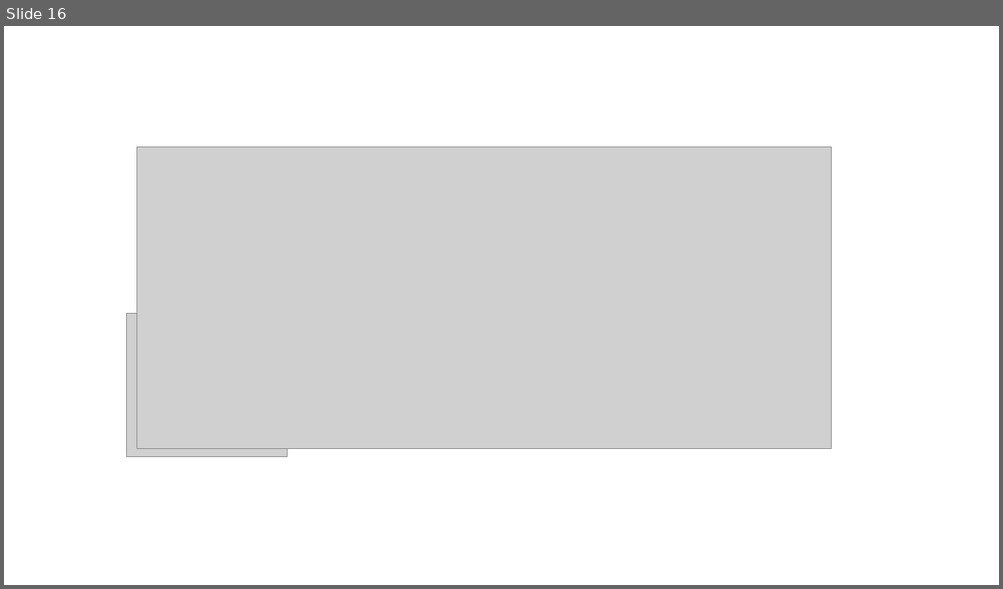
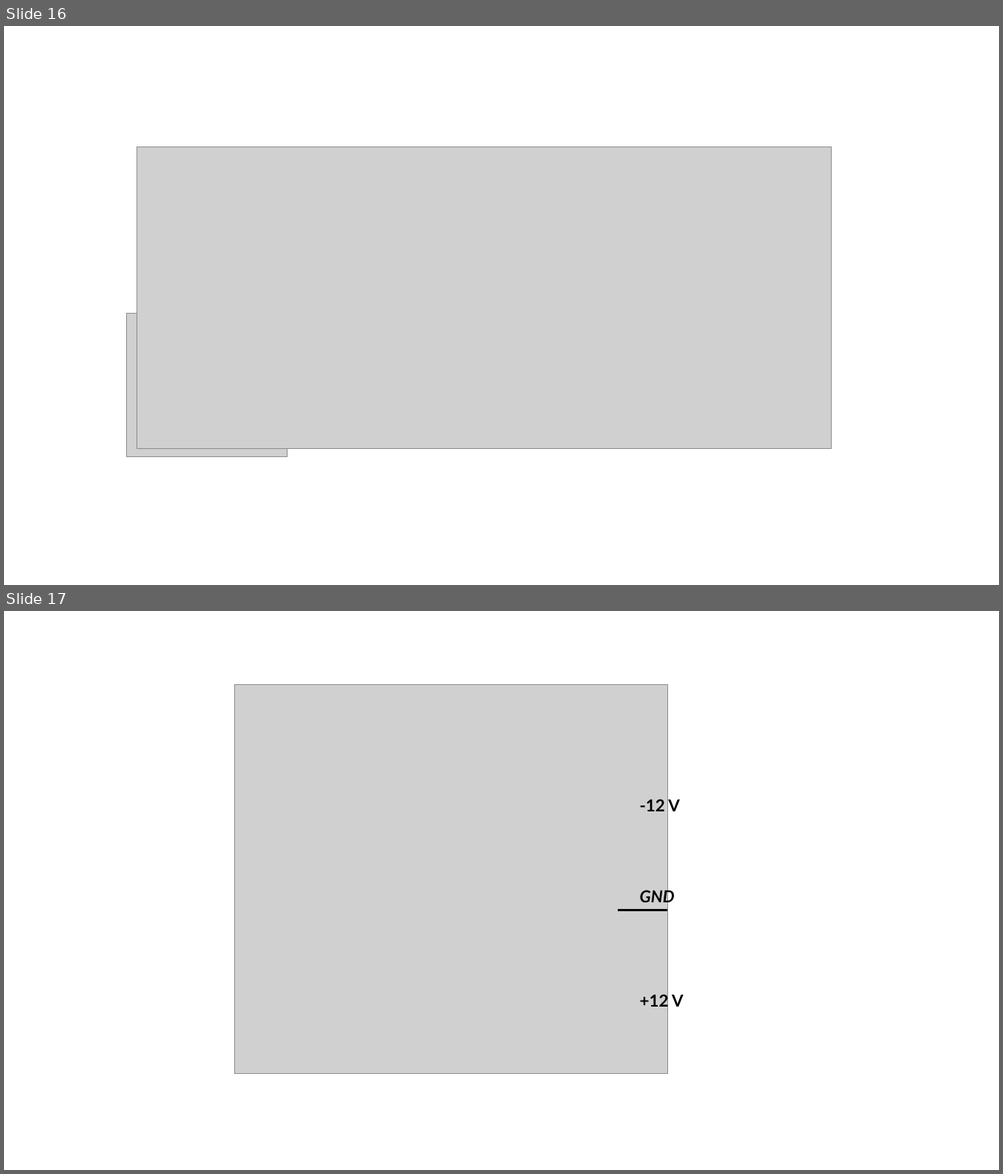
Before and after one commit to LPI-2020/AWR-19, a slide deck: 01Relatorios/Images/Prints_Simulações_PWM_Sensor/Edicoes_WORD.pptx. Shown one above the other, each under a label of ours: slide 16 before the commit, slides 16 and 17 after it. The pictures are 1003x589 and 1003x1174 pixels, drawn with LibreOffice and Linux fonts; fonts in the diff are those of the drawing; grey boxes stand for pictures. Boxes give left, top, right and bottom in pixels: in the first picture for what was removed or moved away, otherwise in the second. Text is boxed around its words. In the diff, an @@ line names an element or a change of style, - is before the commit and + after.

```diff
--- a/01Relatorios/Images/Prints_Simulações_PWM_Sensor/Edicoes_WORD.pptx
+++ b/01Relatorios/Images/Prints_Simulações_PWM_Sensor/Edicoes_WORD.pptx
@@ slide 17 added at [4, 611, 999, 1170], background #FFFFFF @@
@@ group added at [235, 684, 683, 1074]: 3 texts, 1 picture, 1 line @@
+-12 V
++12 V
+GND
```
Also in this commit, not shown: 1 slide removed, 3 other files.
